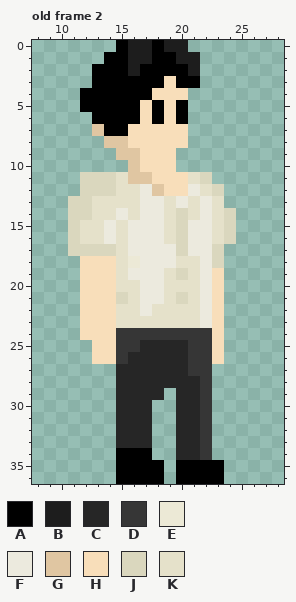
A pixel-art file gets an edit: 2024rpijam/sprites/the_fellow.aseprite. This is how it looked before the edit.
37x37 pixels, 3 frames. Shown: old frame 2: x 8..28, y 0..36. The commit also changed other frames, which this record leaves out.
Visible layers, top first: "Head", "Left Arm", "Torso", "LEgs", "Right Arm".
Palette (. is transparent): A #000000  B #1d1d1d  C #262626  D #363636  E #ece9d6  F #eceade  G #e0c6a2  H #f8deba  J #dad7be  K #e5e1ca
Pixels before, old frame 2, first column x 11:
 0 ....ABBABB....
 1 ...AABBAABB...
 2 ..AAABAAAAB...
 3 ..AAAAAAHAA...
 4 .AAAAAAHHH....
 5 .AAAAAHAHA....
 6 ..AAAAHAHA....
 7 ..GAAHHHHH....
 8 ...GGHHHHH....
 9 ....GGHHH.....
10 .....GHHH.....
11 .JJJKGGHHHKJ..
12 .JJJKKFGHHFKJ.
13 JJKKKKFFKFKFK.
14 JJKKFKFFKJKFKJ
15 JKKFKFFFKJFFKJ
16 JKKFKFFFKJFFKJ
17 JJJJKFFFFJFFJ.
18 .HHHKEFFFKKFJ.
19 .HHHKFFFKJKFH.
20 .HHHKKFFKKKFH.
21 .HHHJKFFKJKFH.
22 .HHHKKFKKKKFH.
23 .HHHKKKKKKKFH.
24 .HHHDDDDDDDDH.
25 ..HHDDCCCCDDH.
26 ..HHDCCCCCDDH.
27 ....CCCCCCDD..
28 ....CCCCCCCD..
29 ....CCCC.CCD..
30 ....CCC..CCD..
31 ....CCC..CCD..
32 ....CCC..CCD..
33 ....CCC..CCD..
34 ....AAA..CCD..
35 ....AAAA.AAAA.
36 ....AAAA.AAAA.
Now the later version:
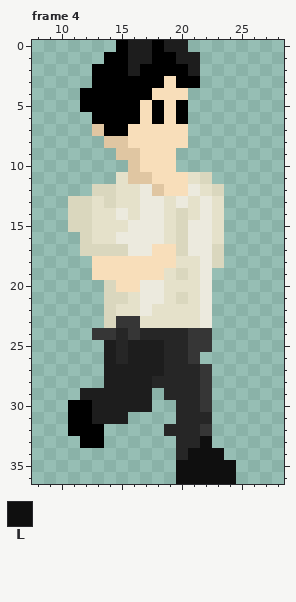
Colours new in this view: L #0f0f0f
A new or re-ordered frame is compared with the old frame closest to it.
Difference:
frames 3 -> 4
Frame 4 is new; against old frame 2:
y 11: x 12..14 JJJ -> ...
y 12: x 12 J -> .
y 13: x 14 K -> J
y 14: x 24 J -> .
y 15: x 12 K -> J; x 14 F -> K; x 24 J -> .
y 16: x 11..12 JK -> .J; x 14..15 FK -> KF; x 24 J -> .
y 17: x 11 J -> .; x 15 K -> J; x 18..19 FF -> HH
y 18: x 12 H -> .; x 15..19 KEFFF -> HHHHH
y 19: x 12 H -> .; x 15..18 KFFF -> HHHH; x 23 H -> .
y 20: x 12..16 HHHKK -> ..JHH; x 23 H -> .
y 21..22: x 12..14 HHH -> ..J; x 23 H -> .
y 23: x 12..16 HHHKK -> ..JDD; x 23 H -> .
y 24: x 12..15 HHHD -> .DDC; x 17..20 DDDD -> CCCC; x 23 H -> .
y 25: x 13..18 HHDDCC -> .BCBBB; x 23 H -> .
y 26: x 13..18 HHDCCC -> .BCBBB; x 22..23 DH -> ..
y 27: x 14..18 .CCCC -> BBBBB; x 21 D -> C
y 28: x 14..17 .CCC -> BBBB
y 29: x 12..19 ...CCCC. -> BBBBBB.C
y 30: x 11..17 ....CCC -> AABBBBB
y 31: x 11..17 ....CCC -> AABBB..; x 22 D -> C
y 32: x 11..13 ... -> AAA; x 15..17 CCC -> ...; x 19 . -> C
y 33: x 12..13 .. -> AA; x 15..17 CCC -> ...; x 22 D -> L
y 34: x 15..17 AAA -> ...; x 21..23 CD. -> LLL
y 35..36: x 15..18 AAAA -> ....; x 20..24 AAAA. -> LLLLL
Changed places in both pictures, as pixel boxes (x1, y1, x2, y2):
changed: (68, 172, 236, 484)
